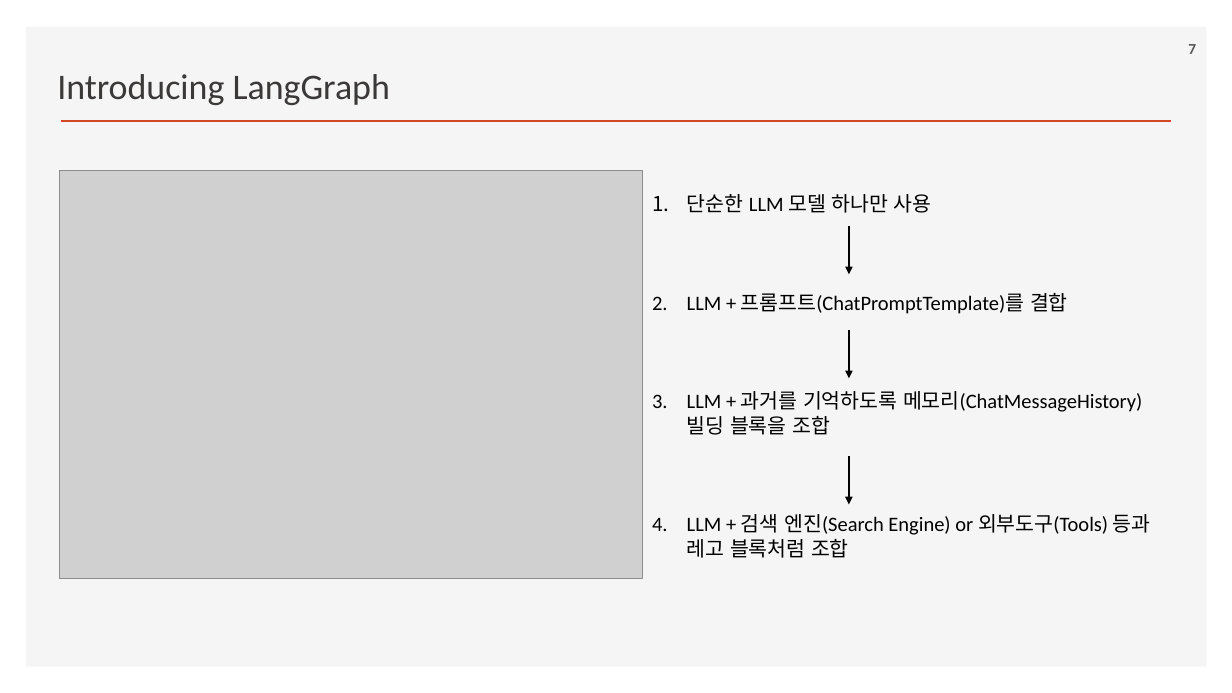
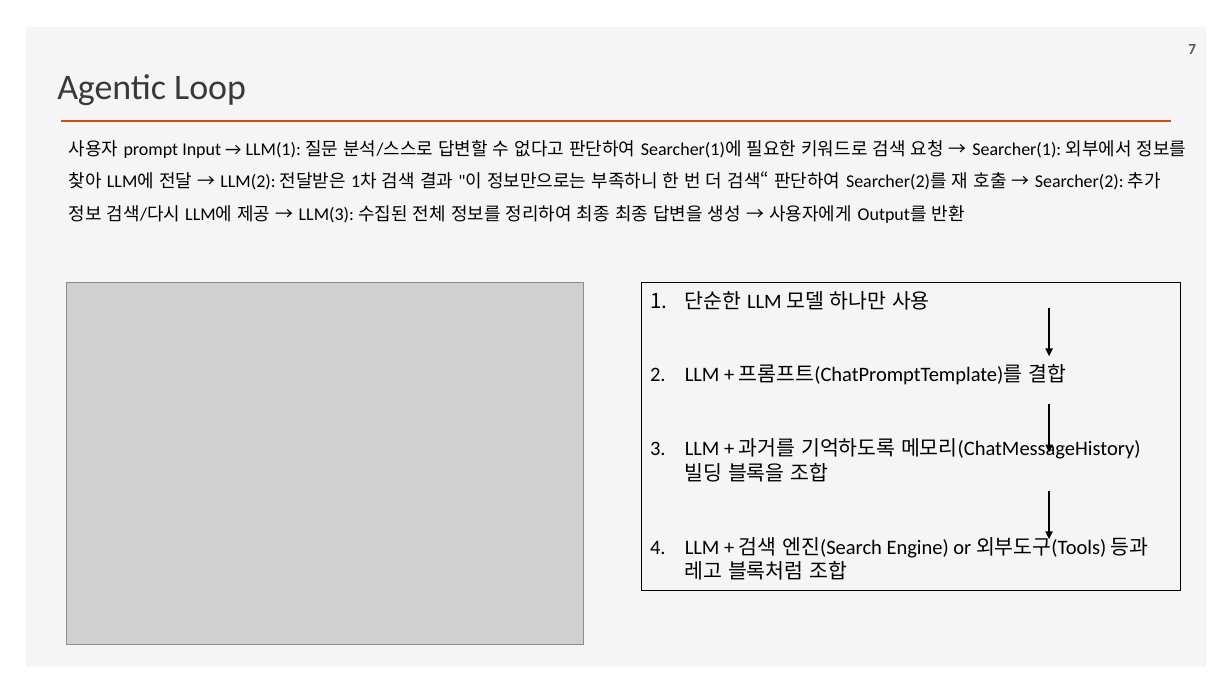
Before and after one commit to ancestor9/2026_Fall_Learning-Langchain-AI-Agent, a slide deck: slide 7 of ppts/CHAPTER 4 Using LangGraph to Add Memory to Your Chatbot.pptx. Drawn at 1232x693 pixels with LibreOffice and Linux fonts; fonts in the diff are those of the drawing; grey boxes stand for pictures; background and template pictures are left out. Boxes give left, top, right and bottom in pixels: in the first picture for what was removed or moved away, otherwise in the second. Text is boxed around its words. In the diff, an @@ line names an element or a change of style, - is before the commit and + after.

```diff
--- a/ppts/CHAPTER 4 Using LangGraph to Add Memory to Your Chatbot.pptx
+++ b/ppts/CHAPTER 4 Using LangGraph to Add Memory to Your Chatbot.pptx
@@ text at (x1=57, y1=74, x2=246, y2=105): text changed @@
-Introducing LangGraph
+Agentic Loop
@@ text added at (x1=69, y1=140, x2=1187, y2=223), 14 pt, text #000000 @@
+사용자 prompt Input → LLM(1): 질문 분석/스스로 답변할 수 없다고 판단하여 Searcher(1)에 필요한 키워드로 검색 요청 → Searcher(1): 외부에서 정보를 찾아 LLM에 전달 → LLM(2): 전달받은 1차 검색 결과 "이 정보만으로는 부족하니 한 번 더 검색“ 판단하여 Searcher(2)를 재 호출 → Searcher(2): 추가 정보 검색/다시 LLM에 제공 → LLM(3): 수집된 전체 정보를 정리하여 최종 최종 답변을 생성 → 사용자에게 Output를 반환
@@ picture resized from (x1=60, y1=171, x2=643, y2=579) to (x1=67, y1=283, x2=583, y2=645) @@
@@ rectangle "단순한 LLM 모델 하나만 사용" resized from (x1=687, y1=194, x2=1151, y2=558) to (x1=641, y1=283, x2=1181, y2=591) @@
@@ rectangle "단순한 LLM 모델 하나만 사용" at (x1=641, y1=283, x2=1181, y2=591): outline none to #000000 0.75 pt @@
@@ arrow moved from (849, 226) - (849, 274) to (1049, 308) - (1049, 356) @@
@@ arrow moved from (849, 330) - (849, 378) to (1049, 405) - (1049, 453) @@
@@ arrow moved from (849, 457) - (849, 505) to (1049, 491) - (1049, 539) @@
```
Also in this commit, not shown: 10 other slides changed, 1 slide added, 1 slide removed.
